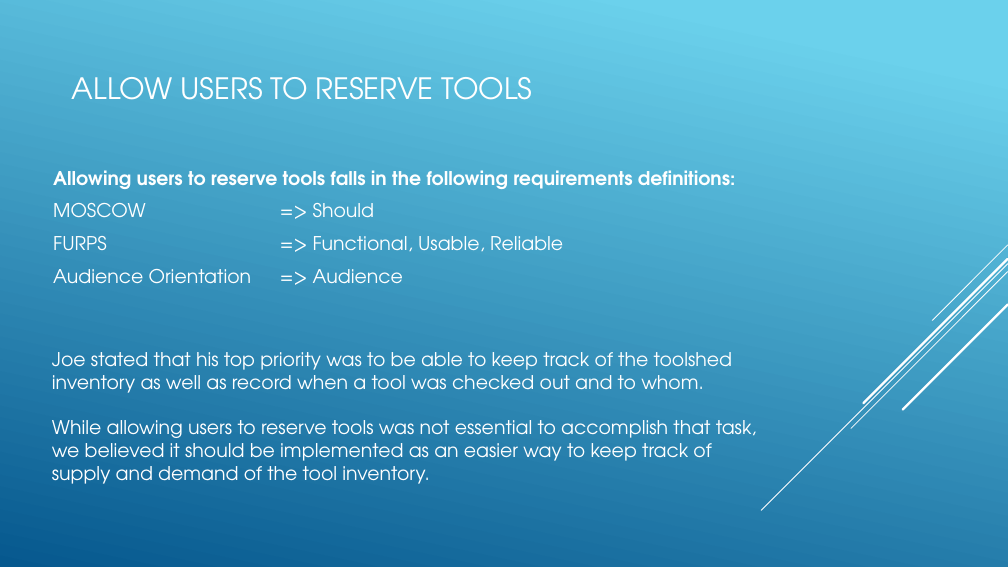
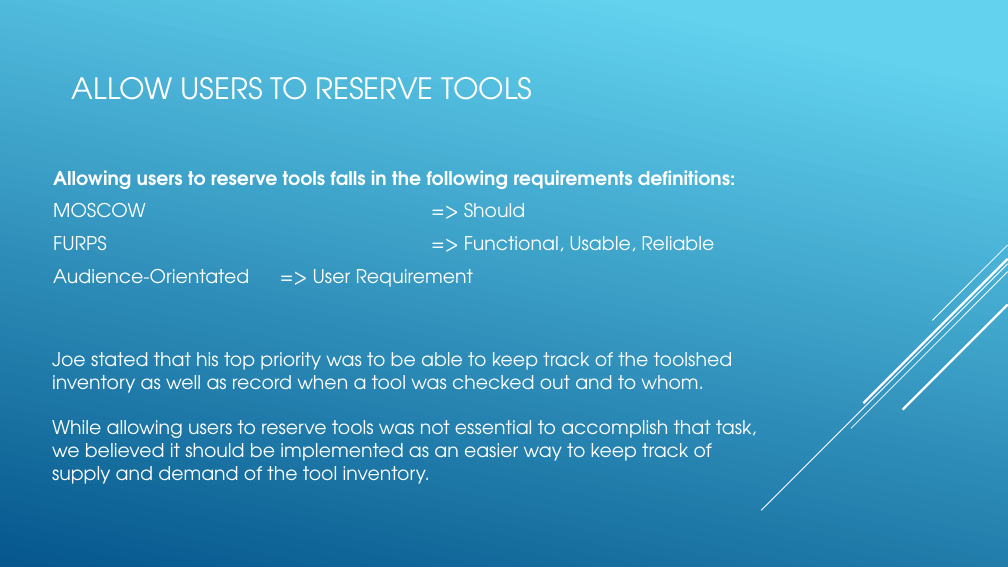
Before and after one commit to itsjaboyd/Tool-Coop, a slide deck: slide 6 of docs/TeamPresentation.pptx. Drawn at 1008x567 pixels with LibreOffice and Linux fonts; fonts in the diff are those of the drawing. Boxes give left, top, right and bottom in pixels: in the first picture for what was removed or moved away, otherwise in the second. Text is boxed around its words. In the diff, an @@ line names an element or a change of style, - is before the commit and + after.

```diff
--- a/docs/TeamPresentation.pptx
+++ b/docs/TeamPresentation.pptx
@@ background gradient #6ED2EB to #06588E to gradient #62D2EF to #05578D @@
@@ text at (53,170,735,252): less space between paragraphs @@
@@ text at (53,269,474,287): text changed @@
-Audience Orientation => Audience
+Audience-Orientated => User Requirement
```
Also in this commit, not shown: 12 other slides changed, 3 slides added, 3 slides removed, 2 other files.
